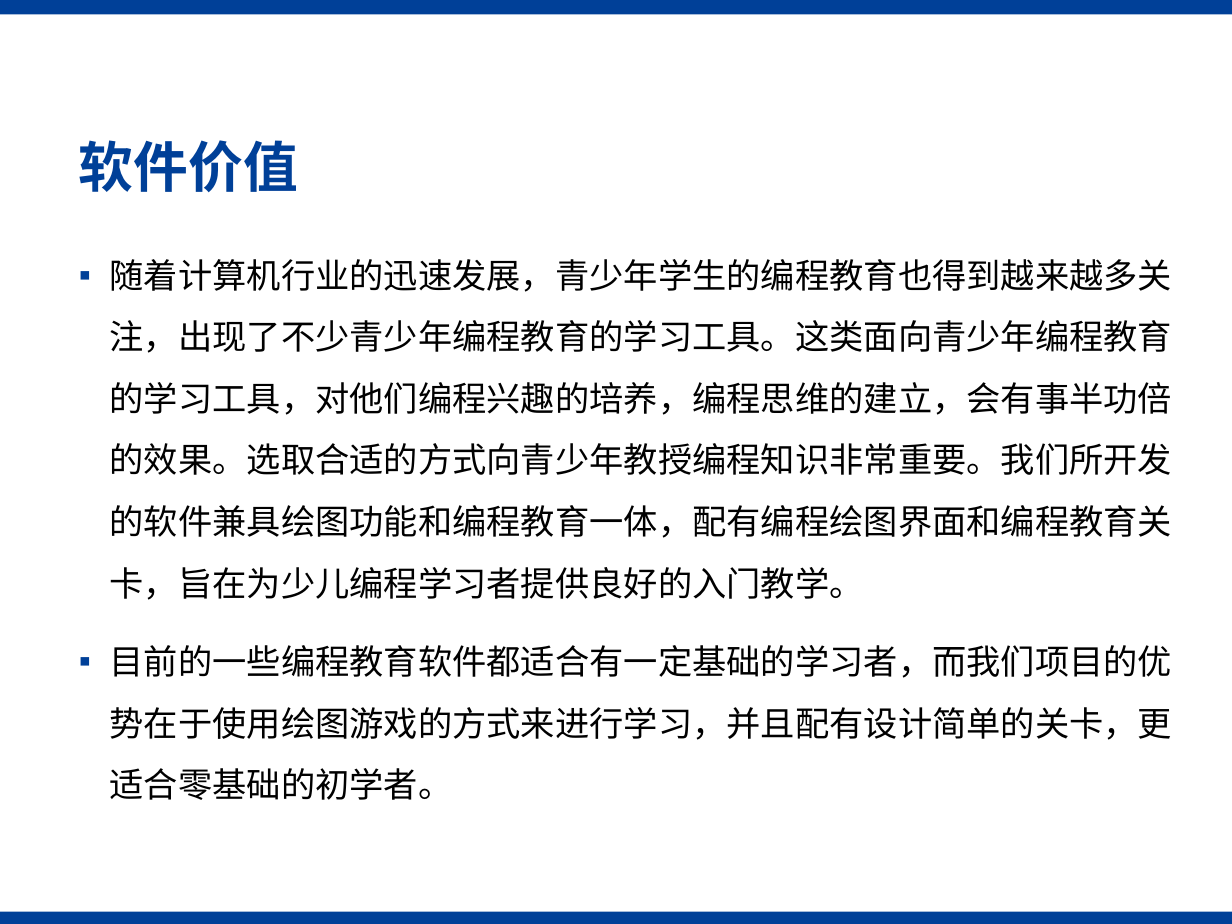
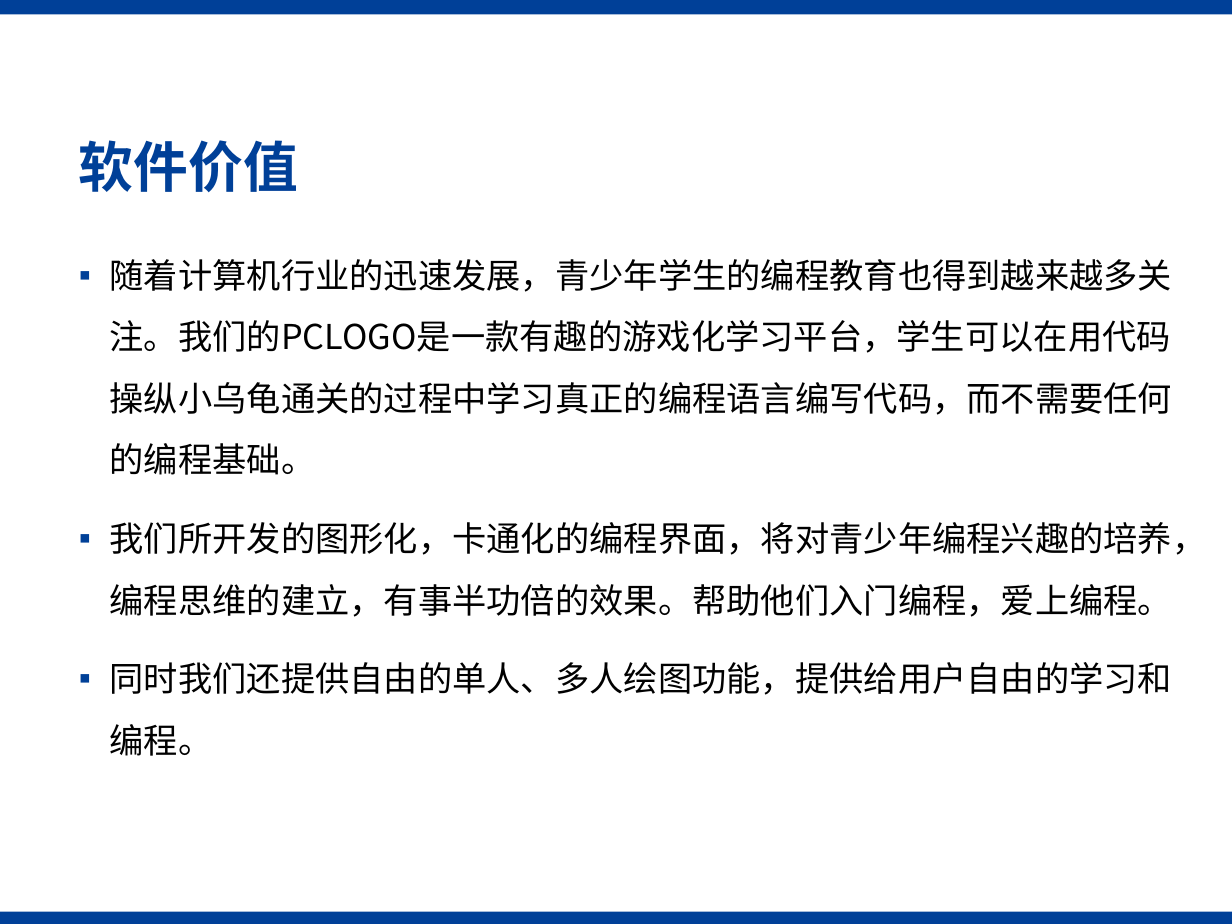
Before and after one commit to SJTU-SEP-21/SEP-21, a slide deck: slide 8 of UIPrototype/答辩ppt修改版.pptx (slide 9 before the commit). Drawn at 1232x924 pixels with LibreOffice and Linux fonts; fonts in the diff are those of the drawing; background and template pictures are left out. Boxes give left, top, right and bottom in pixels: in the first picture for what was removed or moved away, otherwise in the second. Text is boxed around its words. In the diff, an @@ line names an element or a change of style, - is before the commit and + after.

Commit message:
=update ppt

```diff
--- a/UIPrototype/答辩ppt修改版.pptx
+++ b/UIPrototype/答辩ppt修改版.pptx
@@ text at (110, 259, 1207, 756): text changed @@
-▪ 随着计算机行业的迅速发展，青少年学生的编程教育也得到越来越多关注，出现了不少青少年编程教育的学习工具。这类面向青少年编程教育的学习工具，对他们编程兴趣的培养，编程思维的建立，会有事半功倍的效果。选取合适的方式向青少年教授编程知识非常重要。我们所开发的软件兼具绘图功能和编程教育一体，配有编程绘图界面和编程教育关卡，旨在为少儿编程学习者提供良好的入门教学。
-▪ 目前的一些编程教育软件都适合有一定基础的学习者，而我们项目的优势在于使用绘图游戏的方式来进行学习，并且配有设计简单的关卡，更适合零基础的初学者。
+▪ 随着计算机行业的迅速发展，青少年学生的编程教育也得到越来越多关注。我们的PCLOGO是一款有趣的游戏化学习平台，学生可以在用代码操纵小乌龟通关的过程中学习真正的编程语言编写代码，而不需要任何的编程基础。
+▪ 我们所开发的图形化，卡通化的编程界面，将对青少年编程兴趣的培养，编程思维的建立，有事半功倍的效果。帮助他们入门编程，爱上编程。
+▪ 同时我们还提供自由的单人、多人绘图功能，提供给用户自由的学习和编程。
```
Also in this commit, not shown: 4 other slides changed, 4 slides added, 4 slides removed, 3 other files.
